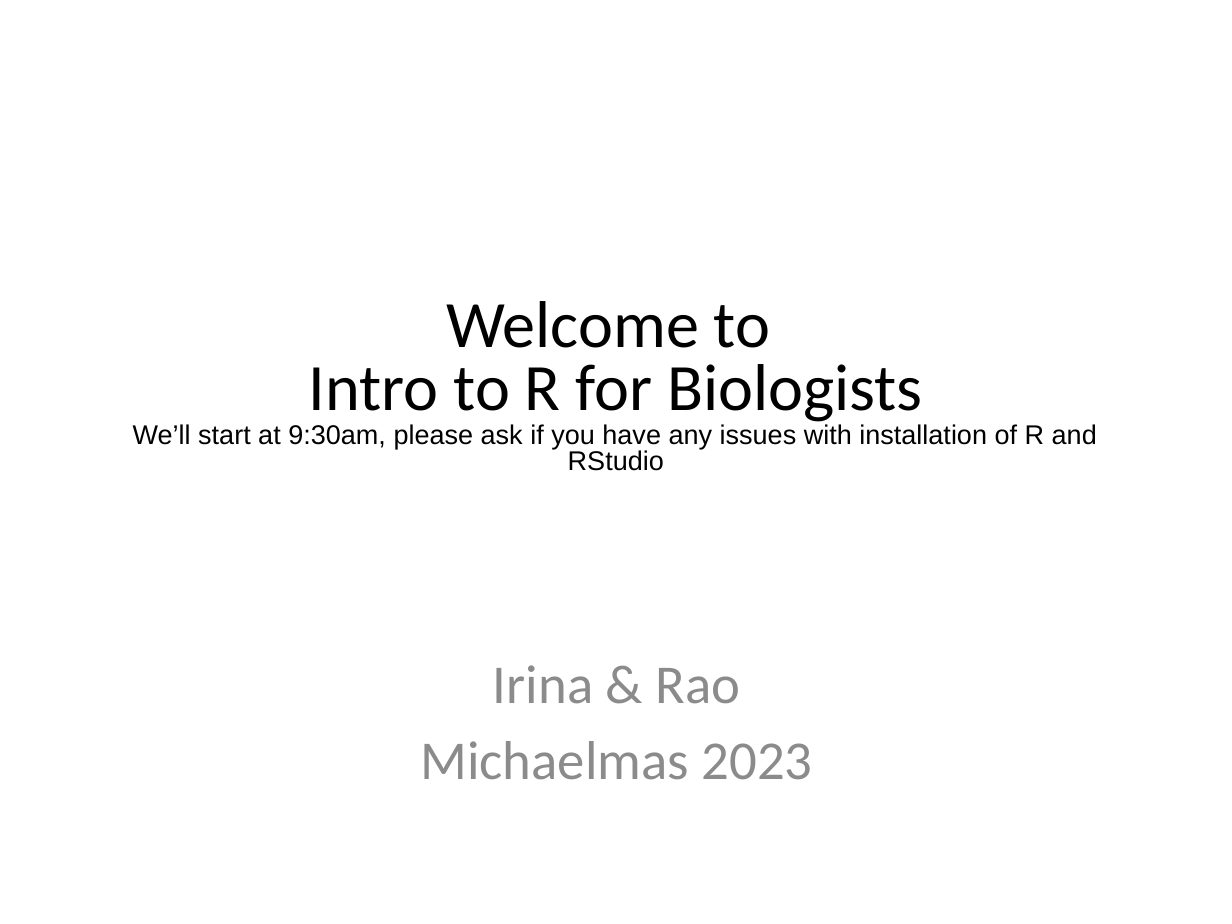
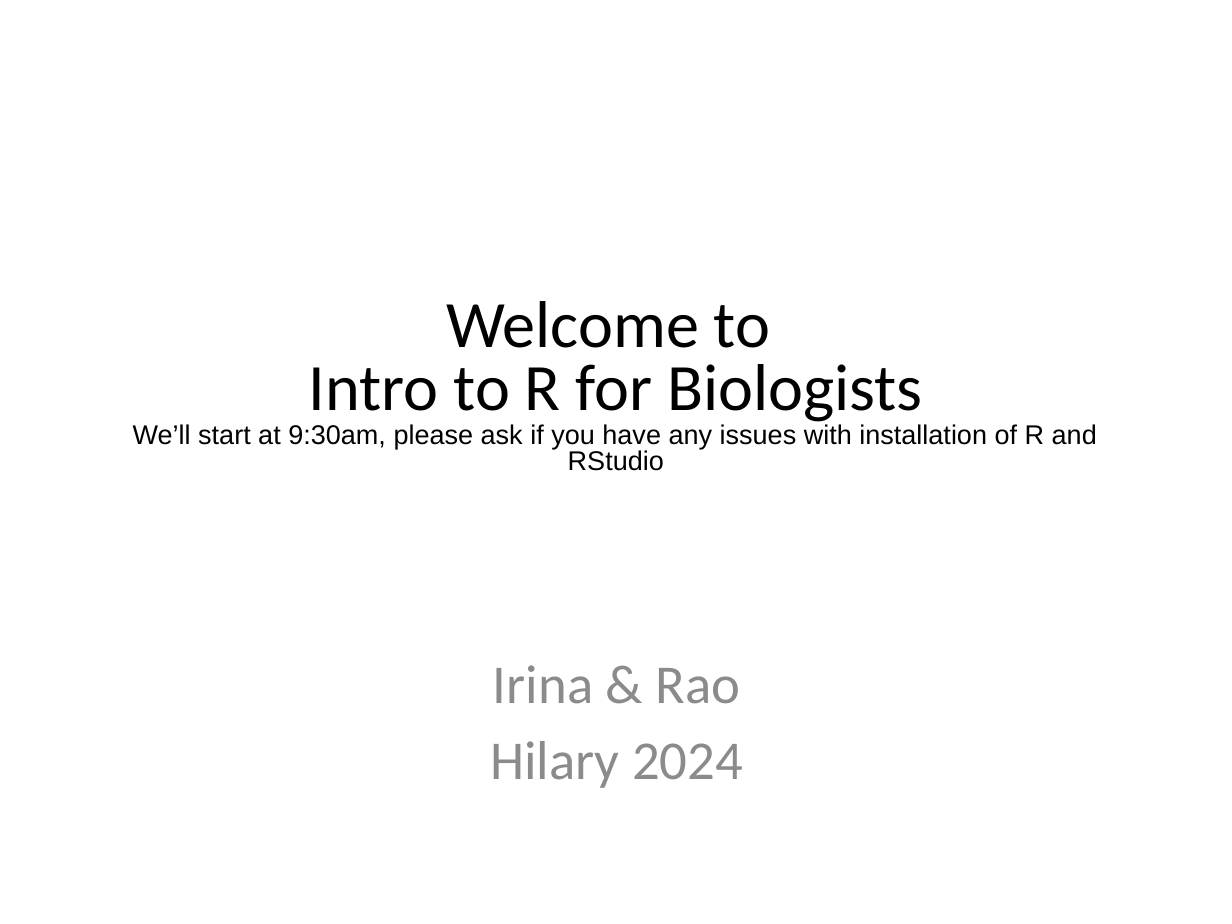
Before and after one commit to sraorao/MSD_R_course_HT2024, a slide deck: slide 1 of powerpoint/Session1.pptx. Drawn at 1232x924 pixels with LibreOffice and Linux fonts; fonts in the diff are those of the drawing. Boxes give left, top, right and bottom in pixels: in the first picture for what was removed or moved away, otherwise in the second. Text is boxed around its words. In the diff, an @@ line names an element or a change of style, - is before the commit and + after.

```diff
--- a/powerpoint/Session1.pptx
+++ b/powerpoint/Session1.pptx
@@ text at [490,741,743,788]: text changed @@
-Michaelmas 2023
+Hilary 2024
```
Also in this commit, not shown: 1 other slide changed, 9 other files.
